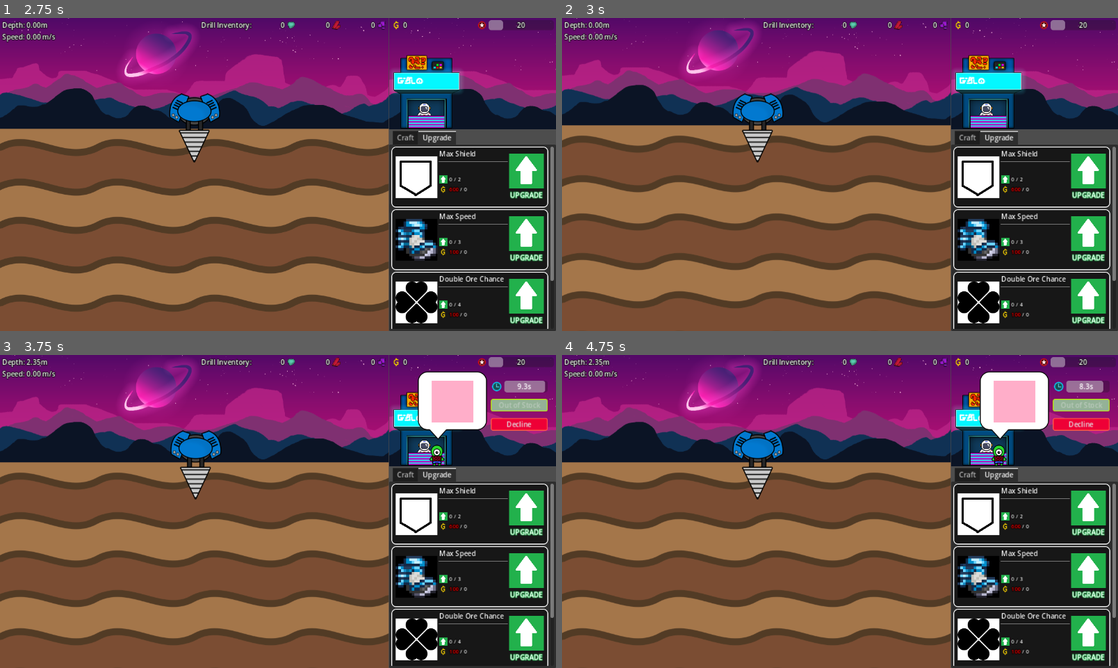
Above: before the commit, frames 1-4 (two rows, left to right).
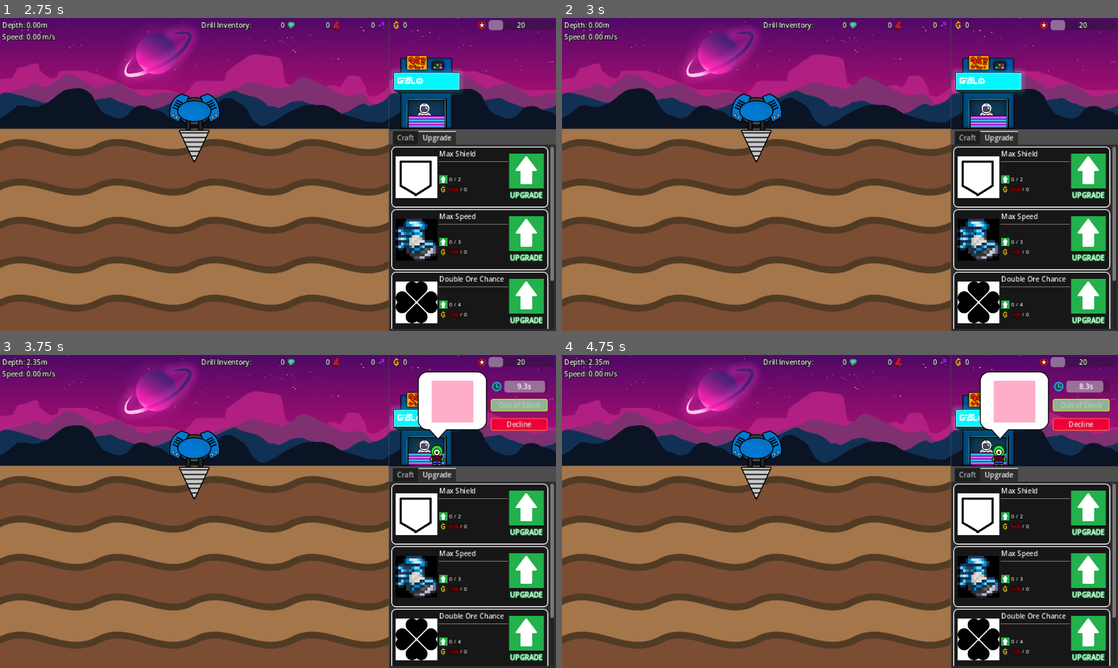
Above: after the commit, the same moments.

Repository: aNotSoCleverName/mechanicore
Game: Godot game, scene res://Main.tscn
Two runs of this game, one before a commit and one after it. Both use one fixed random seed, a clock stepped at 60 frames per second and the inputs below.
Inputs:
- Up to frame 1 (2.75 s): click "Continue" at 0.5 s; click "Continue" at 1.25 s; click "Decline" at 2 s
- Up to frame 2 (3 s): tap Enter (ui_accept) at 2.75 s; hold Right (ui_right) from 2.78 s (still down); tap R at 2.85 s
- Up to frame 3 (3.75 s): tap Enter (ui_accept) at 3.02 s; release Right (ui_right) at 3.53 s; hold Down (ui_down) from 3.53 s (still down); tap R at 3.6 s
- Up to frame 4 (4.75 s): tap Enter (ui_accept) at 3.77 s; release Down (ui_down) at 4.28 s; hold Right (ui_right) from 4.28 s (still down); tap R at 4.35 s

Frame 1 is identical in both runs. In frame 2, 12% of the frame differs, in the area x 0-70%, y 0-94%; in frame 3, 12%; in frame 4, 12%.

Commit message:
Fixed bug where drill was sliding in base after dodging to bomb and dying

Diff:
--- a/Endless Run/Drill/Drill.gd
+++ b/Endless Run/Drill/Drill.gd
@@ -34,6 +34,7 @@
 			self.shield = self.upgradeComponentContainer._stats[UpgradeComponentContainer.EStatsKeys.maxShield];
 			self._speed = 0;
 			self._directionDeg = SignalBus_EndlessRun.EDrillDirection.DOCKED;
+			self.velocity = Vector2(0, 0);	# When dodging TO bomb and docking, this stops the drill from sliding in base
 			$AnimatedSprite2D.stop();
 		else:
 			self._directionDeg = SignalBus_EndlessRun.EDrillDirection.RIGHT;
